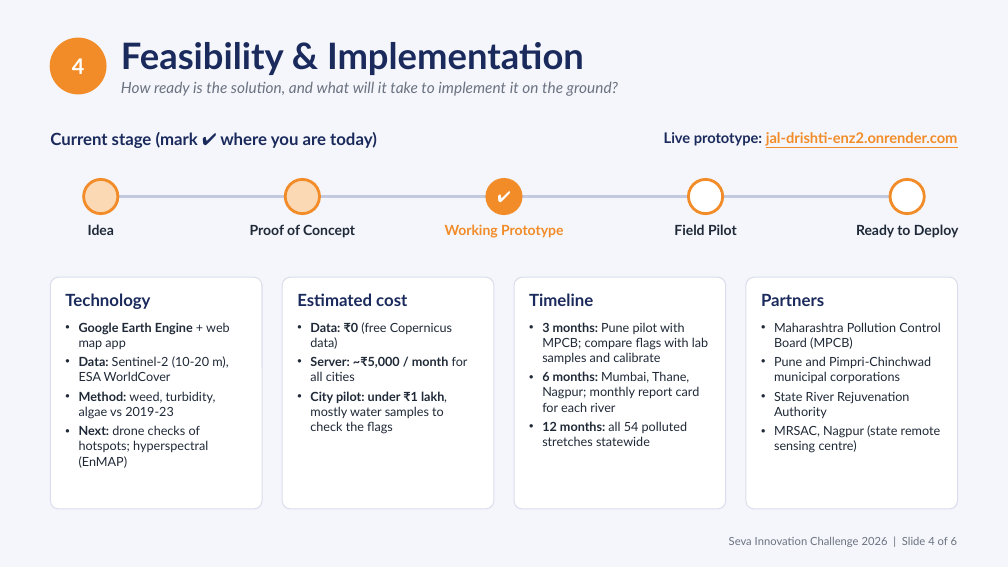
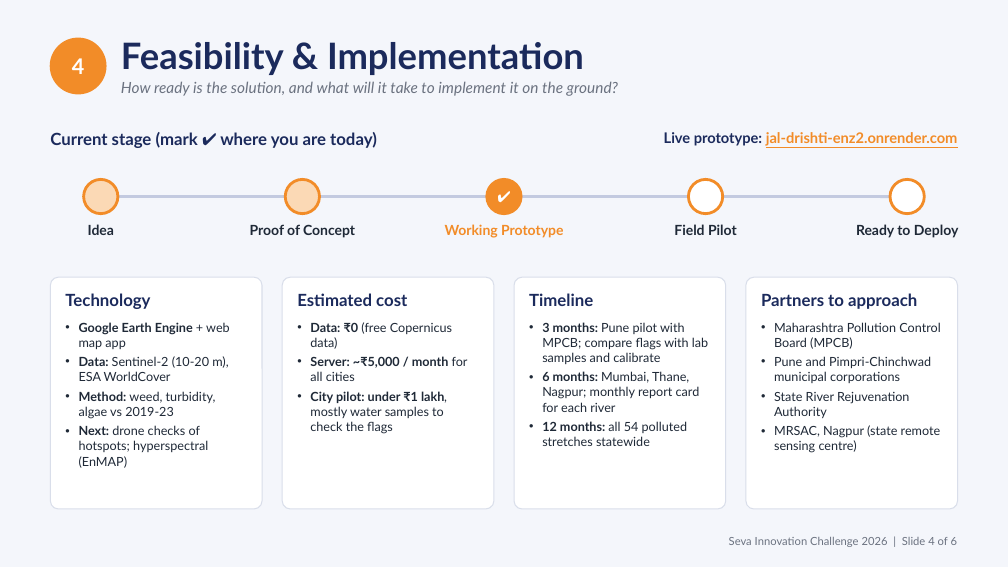
Before and after one commit to sujalappa/jal-drishti, a slide deck: slide 4 of presentation/Jal-drishti_AI_Seva_2026.pptx. Drawn at 1008x567 pixels with LibreOffice and Linux fonts; fonts in the diff are those of the drawing. Boxes give left, top, right and bottom in pixels: in the first picture for what was removed or moved away, otherwise in the second. Text is boxed around its words. In the diff, an @@ line names an element or a change of style, - is before the commit and + after.

```diff
--- a/presentation/Jal-drishti_AI_Seva_2026.pptx
+++ b/presentation/Jal-drishti_AI_Seva_2026.pptx
@@ text at (761,293,917,309): text changed @@
-Partners
+Partners to approach
```
Also in this commit, not shown: 1 other file.
